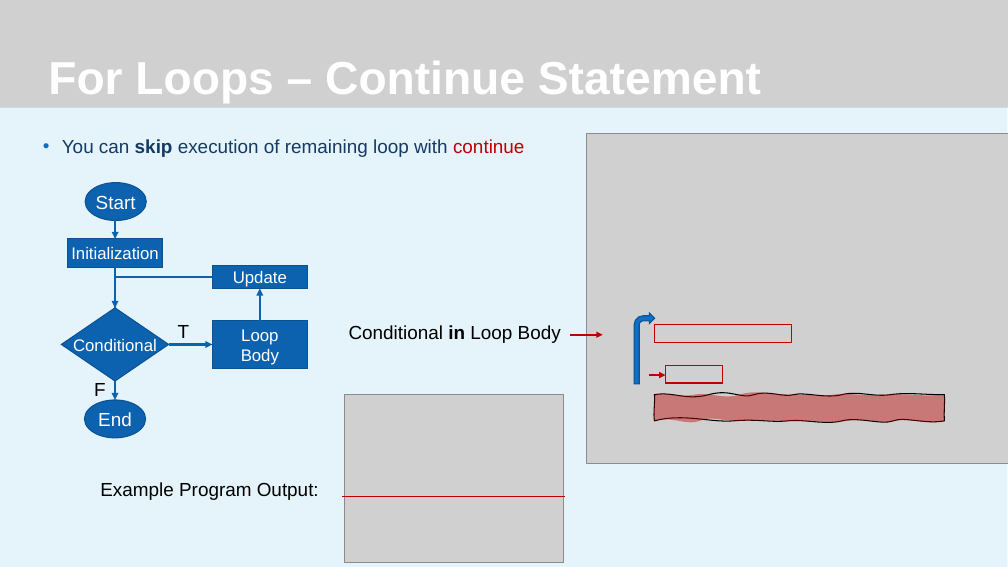
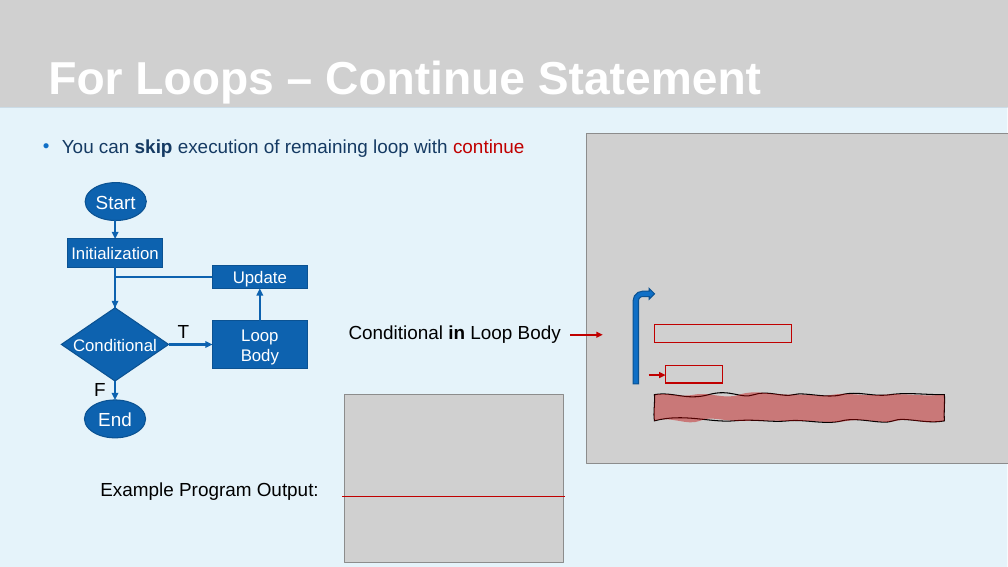
Before and after one commit to JeremyBYU/LoopIt, a slide deck: slide 9 of Lecture/LoopIt.pptx. Drawn at 1008x567 pixels with LibreOffice and Linux fonts; fonts in the diff are those of the drawing; grey boxes stand for pictures; background and template pictures are left out. Boxes give left, top, right and bottom in pixels: in the first picture for what was removed or moved away, otherwise in the second. Text is boxed around its words. In the diff, an @@ line names an element or a change of style, - is before the commit and + after.

```diff
--- a/Lecture/LoopIt.pptx
+++ b/Lecture/LoopIt.pptx
@@ bent arrow: place and size @@
-bent arrow at [634,313,655,383]
+bent arrow at [634,289,655,384]
```
Also in this commit, not shown: 9 other slides changed, 2 slides added.
